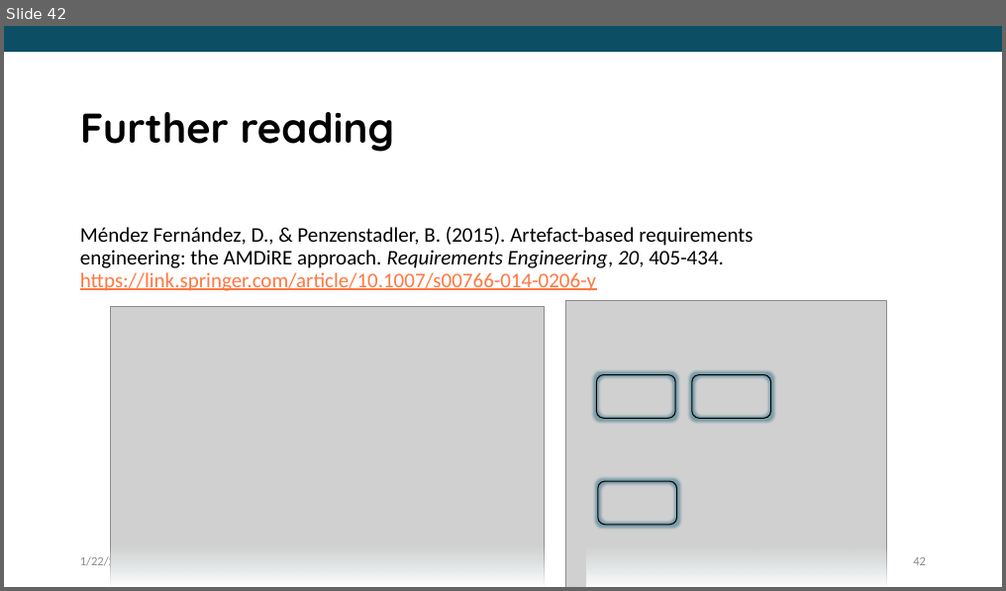
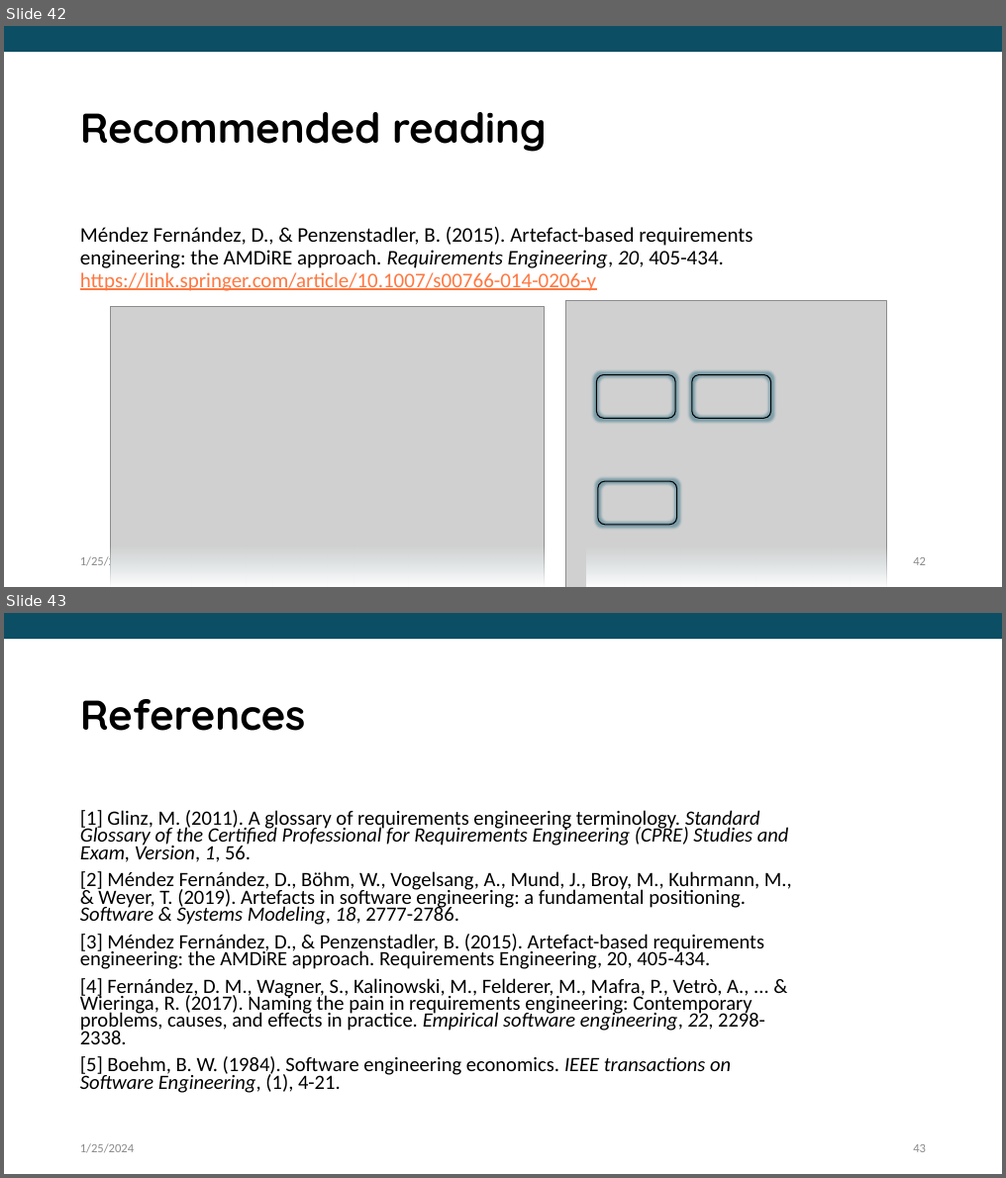
Before and after one commit to bth-dipt-teaching/req-eng-fundamentals, a slide deck: Fundamentals of Requirements Engineering.pptx. Shown one above the other, each under a label of ours: slide 42 before the commit, slides 42 and 43 after it. The pictures are 1006x591 and 1006x1178 pixels, drawn with LibreOffice and Linux fonts; fonts in the diff are those of the drawing; grey boxes stand for pictures; background and template pictures are left out. Boxes give left, top, right and bottom in pixels: in the first picture for what was removed or moved away, otherwise in the second. Text is boxed around its words. In the diff, an @@ line names an element or a change of style, - is before the commit and + after.

Commit message:
Added references to related work

```diff
--- a/Fundamentals of Requirements Engineering.pptx
+++ b/Fundamentals of Requirements Engineering.pptx
@@ slide 43 added at [4,613,1002,1174], background #FFFFFF; not listed: 1 template element that a slide beside it also shows @@
@@ title added at [80,699,306,731], 40 pt, text #000000, bold @@
+References
@@ text added at [80,810,792,1093], 19.6 pt, text #000000 @@
+[1] Glinz, M. (2011). A glossary of requirements engineering terminology. Standard Glossary of the Certified Professional for Requirements Engineering (CPRE) Studies and Exam, Version, 1, 56.
+[2] Méndez Fernández, D., Böhm, W., Vogelsang, A., Mund, J., Broy, M., Kuhrmann, M., & Weyer, T. (2019). Artefacts in software engineering: a fundamental positioning. Software & Systems Modeling, 18, 2777-2786.
+[3] Méndez Fernández, D., & Penzenstadler, B. (2015). Artefact-based requirements engineering: the AMDiRE approach. Requirements Engineering, 20, 405-434.
+[4] Fernández, D. M., Wagner, S., Kalinowski, M., Felderer, M., Mafra, P., Vetrò, A., ... & Wieringa, R. (2017). Naming the pain in requirements engineering: Contemporary problems, causes, and effects in practice. Empirical software engineering, 22, 2298-2338.
+[5] Boehm, B. W. (1984). Software engineering economics. IEEE transactions on Software Engineering, (1), 4-21.
@@ text added at [80,1144,134,1154], 12 pt, text #8C8C8C @@
+1/25/2024
@@ page number added at [913,1145,926,1153], 12 pt, text #8C8C8C @@
+43
@@ slide 42 changed as well @@
@@ title at [80,112,547,152]: text changed @@
-Further reading
+Recommended reading
@@ text at [80,556,134,566]: text changed @@
-1/22/2024
+1/25/2024
```
Also in this commit, not shown: 40 other slides changed, 1 other file.
